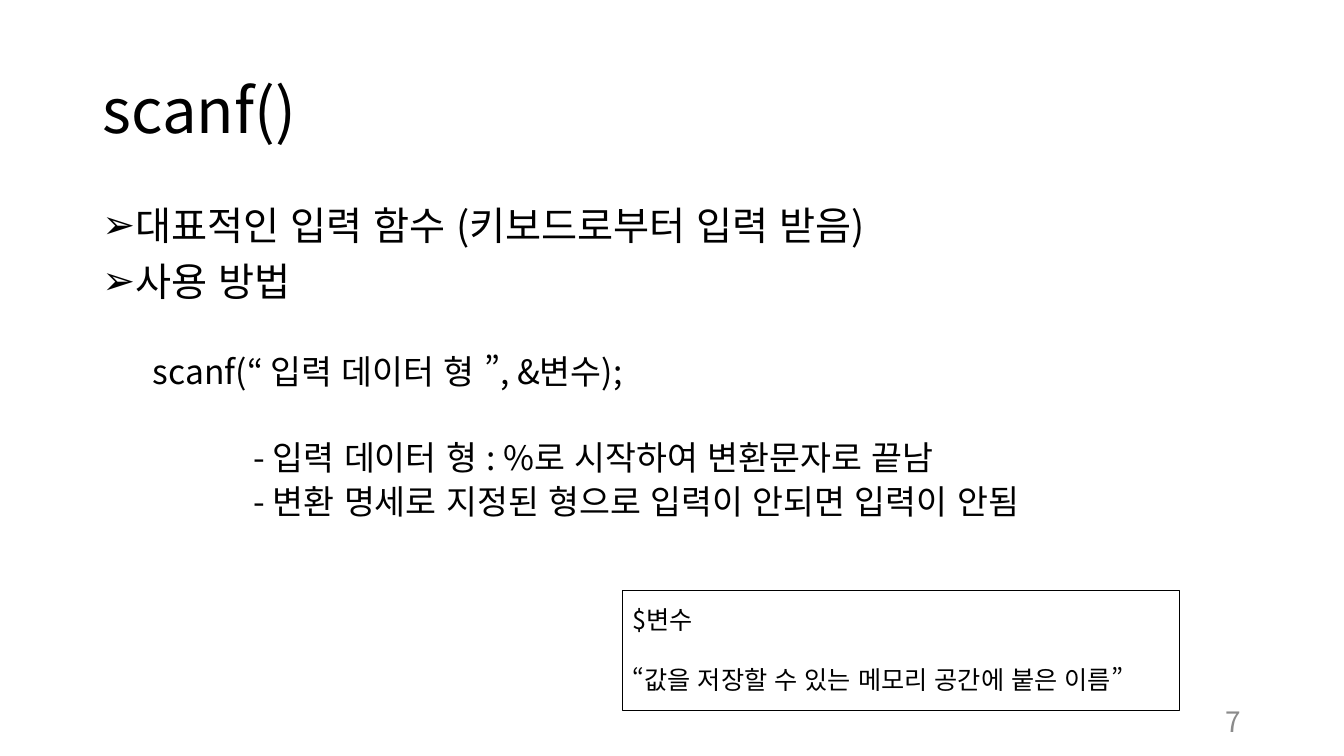
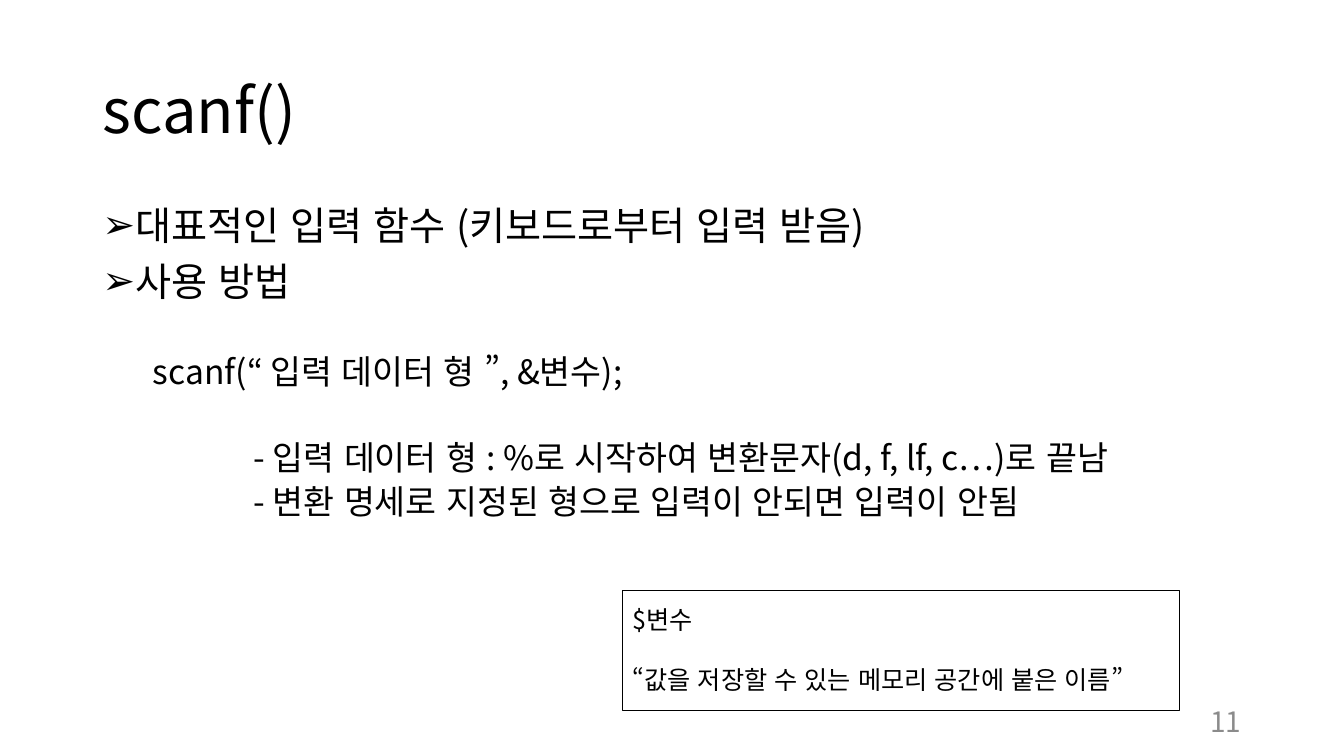
Before and after one commit to chohanjoo/C_Study, a slide deck: slide 11 of c언어 교제 1.pptx (slide 7 before the commit). Drawn at 1344x756 pixels with LibreOffice and Linux fonts; fonts in the diff are those of the drawing. Boxes give left, top, right and bottom in pixels: in the first picture for what was removed or moved away, otherwise in the second. Text is boxed around its words. In the diff, an @@ line names an element or a change of style, - is before the commit and + after.

```diff
--- a/c언어 교제 1.pptx
+++ b/c언어 교제 1.pptx
@@ text at [273, 442, 1108, 477]: text changed @@
-  - 입력 데이터 형 : %로 시작하여 변환문자로 끝남
+  - 입력 데이터 형 : %로 시작하여 변환문자(d, f, lf, c…)로 끝남
@@ page number at [1210, 711, 1241, 732]: text changed @@
-7
+11
```
Also in this commit, not shown: 10 other slides changed, 10 slides added, 6 other files.
